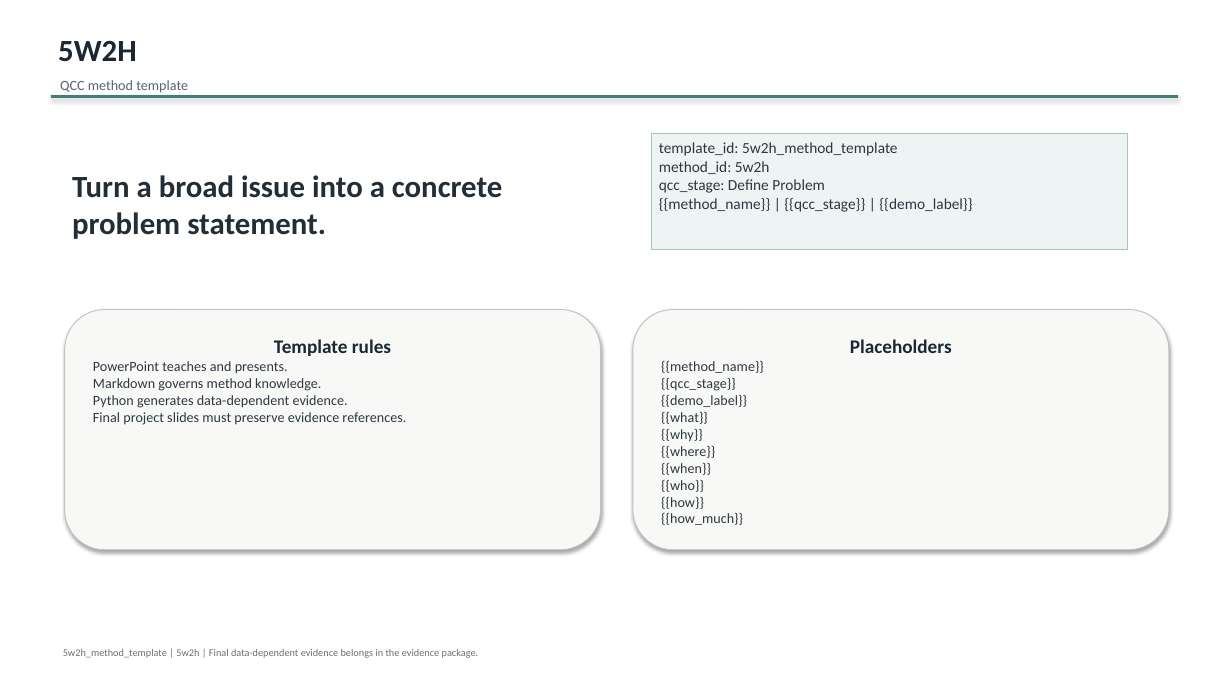
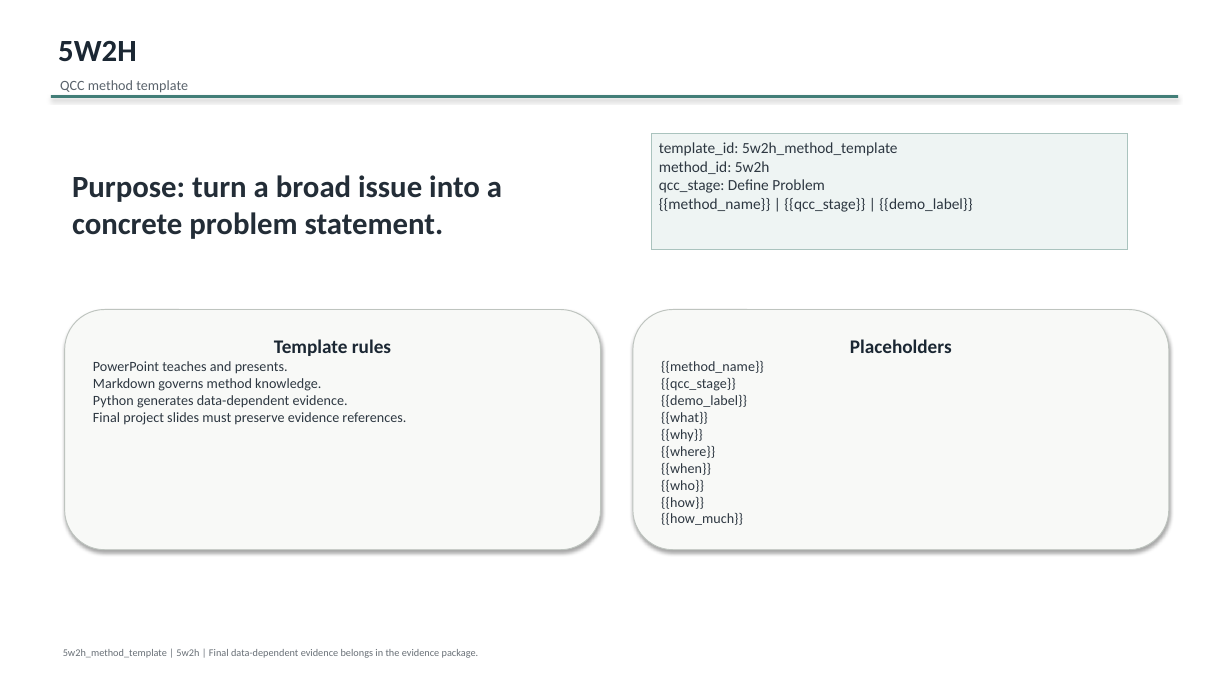
Before and after one commit to xiongxianfei/qcc-toolkit, a slide deck: slide 1 of templates/ppt/methods/5w2h-template.pptx. Drawn at 1232x693 pixels with LibreOffice and Linux fonts; fonts in the diff are those of the drawing. Boxes give left, top, right and bottom in pixels: in the first picture for what was removed or moved away, otherwise in the second. Text is boxed around its words. In the diff, an @@ line names an element or a change of style, - is before the commit and + after.

```diff
--- a/templates/ppt/methods/5w2h-template.pptx
+++ b/templates/ppt/methods/5w2h-template.pptx
@@ text at [72,175,502,239]: text changed @@
-Turn a broad issue into a concrete problem statement.
+Purpose: turn a broad issue into a concrete problem statement.
```
Also in this commit, not shown: 1 other slide changed, 6 slides added, 19 other files.
